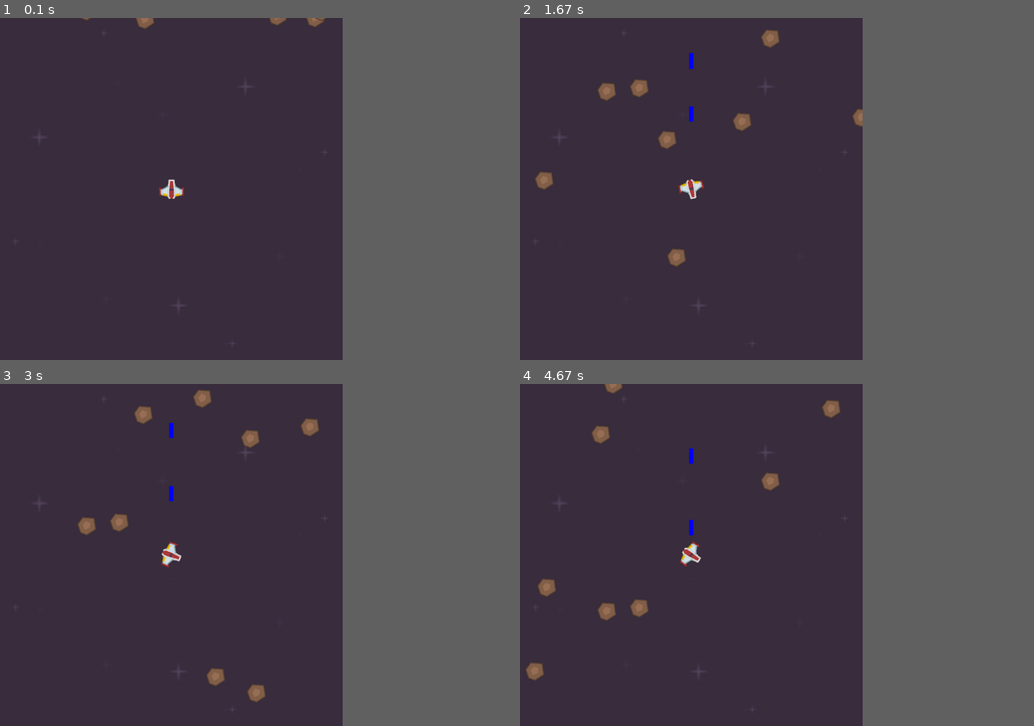
Above: before the commit, frames 1-4 (two rows, left to right).
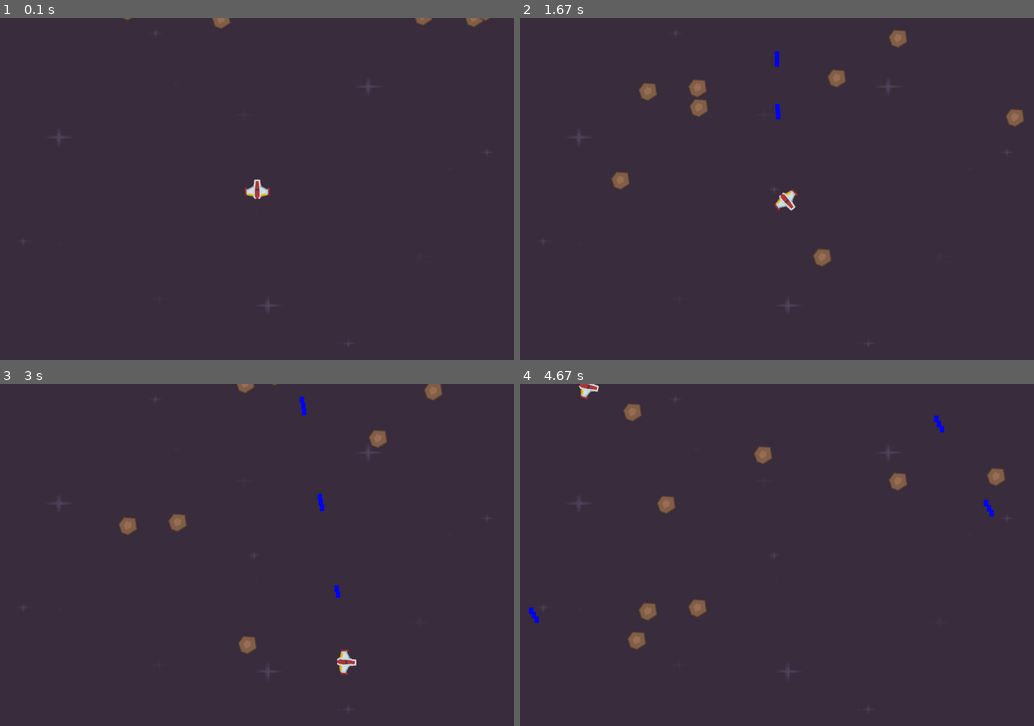
Above: after the commit, the same moments.

Repository: casol/pygame
Game: pygame game, started from YASS.py
The game is run twice, just before and just after one commit, with the same random seed, the same clock (stepped at 60 frames per second) and the same inputs.
Inputs:
- Up to frame 1 (0.1 s): no input
- Up to frame 2 (1.67 s): hold Space 0.33-0.8 s; hold Right 0.33-0.8 s; hold Right 0.83-1.3 s; tap Space at 0.9, 1.2, 1.4 s; hold Up 1.33-1.63 s
- Up to frame 3 (3 s): hold Right 1.67-2.13 s; tap Space at 1.73, 2.03, 2.23, 2.53, 2.8 s; hold Left 2.17-2.7 s; hold Left from 2.73 s (still down)
- Up to frame 4 (4.67 s): tap Space at 3.1, 3.23, 3.63, 3.93, 4.3, 4.6 s; release Left at 3.13 s; hold Up 3.17-3.53 s; hold Right 3.57-4.2 s; hold Left from 4.23 s (still down)
In our replay, the window is 600x600 before the commit and 900x600 after it. These sizes can differ from the game's own. Grey fills any space a smaller window leaves; there, only what the larger window draws over its background counts as a difference.

The runs differ from the first frame. In frame 1, 0.8% of the frame differs, in the area x 3-96%, y 0-96%; in frame 2, 2.7%; in frame 3, 2.4%; in frame 4, 2.7%, in the area x 1-95%, y 0-96%.

Commit message:
Add for player Sprit movement with Vectors2
Add Asteroids like movement with position, velocity and acceleration vector.
TODO: shooting angle

Diff:
--- a/YASS.py
+++ b/YASS.py
@@ -7,6 +7,7 @@
 import os
 import math
 from pygame.locals import *  # pygame.locals.QUIT --> QUIT
+vec = pygame.math.Vector2
 
 # game assets
 game_folder = os.path.dirname(__file__)
@@ -20,7 +21,7 @@
 fps_clock = pygame.time.Clock()
 
 # set up the window
-WIDTH = 800
+WIDTH = 1200
 HEIGHT = 800
 DISPLAY = pygame.display.set_mode((WIDTH, HEIGHT))
 pygame.display.set_caption('YESS - Yet_Another_Space_Shooter')
@@ -31,6 +32,8 @@
 BLUE = (0, 0, 255)
 WHITE = (255, 255, 255)
 BLACK = (0, 0, 0)
+
+MAX_SPEED = 9
 
 
 class Player(pygame.sprite.Sprite):
@@ -44,54 +47,61 @@
         self.original_image.set_colorkey(BLACK)
         self.image = self.original_image.copy()
         self.rect = self.image.get_rect()
-        self.radius = 20
-        # pygame.draw.circle(self.image, RED, self.rect.center, self.radius)
-        self.rect.center = (WIDTH/2, HEIGHT/2)
-        self.delta_x = 1
-        self.delta_y = 1
-        self.rotation = 0
-        self.rotation_speed = 3
-        self.rotation_speed_r = -3
-        self.velocity_step = 2
+        self.position = vec(WIDTH / 2, HEIGHT / 2)
+        self.rect = self.image.get_rect(center=self.position)
+        self.vel = vec(0, 0)
+        self.acceleration = vec(0, -0.2)  # the acceleration vec points upwards
+        self.angle_speed = 0
+        self.angle = 0
+        self.radius = 25  # setting the sprite’s radius
+        self.last_update = pygame.time.get_ticks()
 
     def update(self):
         """Move based on keys pressed."""
-        key = pygame.key.get_pressed()
-        if key[K_RIGHT]:  # ship rotates clockwise
-            self.rotate_r()
-        elif key[K_LEFT]:  # ship rotates counterclockwise.
-            self.rotate()
-        if key[K_SPACE]:
+        keys = pygame.key.get_pressed()
+        if keys[K_LEFT]:
+            self.angle_speed = -2.5  # ship rotates counterclockwise
+            player.rotate()
+        if keys[K_RIGHT]:
+            self.angle_speed = 2.5  # ship rotates clockwise
+            player.rotate()
+        # If up or down is pressed, accelerate the ship by
+        # adding the acceleration to the velocity vector.
+        if keys[K_UP]:
+            self.vel += self.acceleration
+        if keys[K_SPACE]:
             player.shoot()
+        # max speed
+        if self.vel.length() > MAX_SPEED:
+            self.vel.scale_to_length(MAX_SPEED)
+
+        self.position += self.vel
+        self.rect.center = self.position
 
     def rotate(self):
         """Rotate an image while keeping its center."""
-        self.rotation = (self.rotation + self.rotation_speed) % 360
-        new_image = pygame.transform.rotate(self.original_image, self.rotation)
-        old_center = self.rect.center  # save its current center
-        self.image = new_image
-        self.rect = self.image.get_rect()  # replace old rect with new rect
-        self.rect.center = old_center  # put the new rect's center at old center
-
-    def rotate_r(self):
-        """Rotate an image while keeping its center."""
-        self.rotation = (self.rotation + self.rotation_speed_r) % 360
-        new_image = pygame.transform.rotate(self.original_image, self.rotation)
-        old_center = self.rect.center  # save its current center
-        self.image = new_image
-        self.rect = self.image.get_rect()  # replace old rect with new rect
-        self.rect.center = old_center  # put the new rect's center at old center
+        # Rotate the acceleration vector.
+        now = pygame.time.get_ticks()
+        if now - self.last_update > 50:
+            self.acceleration.rotate_ip(self.angle_speed)
+            self.angle += self.angle_speed
+            if self.angle > 360:
+                self.angle -= 360
+            elif self.angle < 0:
+                self.angle += 360
+            self.image = pygame.transform.rotate(self.original_image, -self.angle)
+            self.rect = self.image.get_rect(center=self.rect.center)
 
     def wrap_around_screen(self):
         """Wrap around screen."""
-        if self.rect.left > WIDTH:
-            self.rect.right = 0
-        if self.rect.right < 0:
-            self.rect.left = WIDTH
-        if self.rect.bottom <= 0:
-            self.rect.top = HEIGHT
-        if self.rect.top > HEIGHT:
-            self.rect.bottom = 0
+        if self.position.x > WIDTH:
+            self.position.x = 0
+        if self.position.x < 0:
+            self.position.x = WIDTH
+        if self.position.y <= 0:
+            self.position.y = HEIGHT
+        if self.position.y > HEIGHT:
+            self.position.y = 0
 
     def draw(self, surface):
         surface.blit(self.image, (self.rect.x, self.rect.y))
@@ -131,7 +141,7 @@
         self.image.set_colorkey(BLACK)
         self.rect = self.image.get_rect()
         self.radius = int(self.rect.width * 0.80 / 2)
-        # pygame.draw.circle(self.image, RED, self.rect.center, self.radius)
+        #pygame.draw.circle(self.image, RED, self.rect.center, self.radius)
         self.rect.x = random.randrange(WIDTH - self.rect.width)
         self.rect.y = random.randrange(-100, -40)
         self.speedy = random.randrange(1, 8)
@@ -149,7 +159,7 @@
 # load all games graphic
 background = pygame.image.load(os.path.join(img_folder, 'darkPurple.png')).convert()
 background_rect = background.get_rect()
-background = pygame.transform.scale(background, (800, 800))
+background = pygame.transform.scale(background, (1200, 800))
 player_img = pygame.image.load(os.path.join(img_folder, 'playerShip1_red.png')).convert()
 asto_img = pygame.image.load(os.path.join(img_folder, 'meteorBrown_med1.png')).convert()
 
@@ -193,12 +203,8 @@
     hits = pygame.sprite.spritecollide(player, asteroids, False, pygame.sprite.collide_circle)
     if hits:
         pass
-        # pygame.quit()
-        # sys.exit()
-
-    print('top:', player.rect.top, 'bottom:', player.rect.bottom,
-          'rect_x:', player.rect.x, 'rect_y:', player.rect.y,
-          player.rotation, player.rect.center)
+        #pygame.quit()
+        #sys.exit()
 
     pygame.display.update()
     fps_clock.tick(FPS)
--- a/vectors_2.py
+++ b/vectors_2.py
@@ -5,32 +5,21 @@
 import os
 import math
 from pygame.locals import *  # pygame.locals.QUIT --> QUIT
-# Vector2
+
 vec = pygame.math.Vector2
+
 
 # game assets
 game_folder = os.path.dirname(__file__)
 img_folder = os.path.join(game_folder, 'img')
 sound_folder = os.path.join(game_folder, 'sound')
 
-# initialize pygame
 pygame.init()
-
-FPS = 60  # frames per second
+FPS = 60
 fps_clock = pygame.time.Clock()
-
-# set up the window
 WIDTH = 800
 HEIGHT = 800
 DISPLAY = pygame.display.set_mode((WIDTH, HEIGHT))
-pygame.display.set_caption('VECTOR_2')
-FONT = pygame.font.Font(None, 24)
-
-# RGB colors
-RED = (255, 0, 0)
-GREEN = (0, 255, 0)
-BLUE = (0, 0, 255)
-WHITE = (255, 255, 255)
 BLACK = (0, 0, 0)
 
 MAX_SPEED = 9
@@ -39,68 +28,41 @@
 class Player(pygame.sprite.Sprite):
     def __init__(self):
         pygame.sprite.Sprite.__init__(self)
-        # set ship image
-        self.image = pygame.Surface((70, 50), pygame.SRCALPHA)
-        pygame.draw.polygon(self.image, (50, 120, 180), ((35, 0), (0, 35), (70, 35)))
-        #self.original_image = player_img  # image before rotation
-        #self.image = self.original_image
-        #self.image = pygame.Surface((40, 40))
-        #self.image.fill(GREEN)
+        self.original_image = player_img  # image before rotation
+        self.image = self.original_image
         self.original_image = self.image
-        self.rect = self.image.get_rect()
-        self.rect.center = (WIDTH / 2, HEIGHT / 2)
-        # position
-        self.pos = vec(WIDTH / 2, HEIGHT / 2)
-        # velocity
+        self.position = vec(WIDTH / 2, HEIGHT / 2)
+        self.rect = self.image.get_rect(center=self.position)
         self.vel = vec(0, 0)
-        # acceleration
-        self.acc = vec(0, 0)
-        # heading vector
-        self.heading = vec(0, -1)  # The vector points upwards
-        self.rect.center = self.pos
-
+        self.acceleration = vec(0, -0.2)  # The acceleration vec points upwards.
         self.angle_speed = 0
         self.angle = 0
 
     def update(self):
-        self.acc = vec(0, 0)
         keys = pygame.key.get_pressed()
         if keys[K_LEFT]:
-            self.acc.x = -0.2
+            self.angle_speed = -2.5
+            player.rotate()
         if keys[K_RIGHT]:
-            self.acc.x = 0.2
-
+            self.angle_speed = 2.5
+            player.rotate()
+        # If up or down is pressed, accelerate the ship by
+        # adding the acceleration to the velocity vector.
         if keys[K_UP]:
-            self.acc.y = -0.2
-
+            self.vel += self.acceleration
         if keys[K_DOWN]:
-            self.acc.y = 0.2
-
-        if keys[K_a]:
-            self.angle_speed = -1
-            player.rotate()
-        if keys[K_d]:
-            self.angle_speed = 1
-            player.rotate()
+            self.vel -= self.acceleration
 
         # max speed
         if self.vel.length() > MAX_SPEED:
             self.vel.scale_to_length(MAX_SPEED)
 
-        # angle to radians
-        rad = math.radians(self.angle)
-
-        self.vel += self.acc
-        self.pos += self.vel
-
-        #self.vel.x += self.acc.x * math.sin(rad)
-        #self.vel.y += self.acc.y * -math.cos(rad)
-
-        self.rect.center = self.pos
+        self.position += self.vel
+        self.rect.center = self.position
 
     def rotate(self):
-        # Rotate the heading vector and then the image
-        self.heading.rotate_ip(self.angle_speed)
+        # Rotate the acceleration vector.
+        self.acceleration.rotate_ip(self.angle_speed)
         self.angle += self.angle_speed
         if self.angle > 360:
             self.angle -= 360
@@ -109,23 +71,16 @@
         self.image = pygame.transform.rotate(self.original_image, -self.angle)
         self.rect = self.image.get_rect(center=self.rect.center)
 
-    def draw_vectors(self, screen):
-        scale = 20
-        # vel
-        pygame.draw.line(screen, GREEN, self.pos, (self.pos + self.vel * scale), 5)
-        # desired
-        pygame.draw.line(screen, RED, self.pos, (self.pos + self.heading * scale), 5)
-
     def wrap_around_screen(self):
         """Wrap around screen."""
-        if self.pos.x > WIDTH:
-            self.pos.x = 0
-        if self.pos.x < 0:
-            self.pos.x = WIDTH
-        if self.pos.y <= 0:
-            self.pos.y = HEIGHT
-        if self.pos.y > HEIGHT:
-            self.pos.y = 0
+        if self.position.x > WIDTH:
+            self.position.x = 0
+        if self.position.x < 0:
+            self.position.x = WIDTH
+        if self.position.y <= 0:
+            self.position.y = HEIGHT
+        if self.position.y > HEIGHT:
+            self.position.y = 0
 
 player_img = pygame.image.load(os.path.join(img_folder, 'playerShip1_red.png')).convert()
 
@@ -133,21 +88,18 @@
 player = Player()
 all_sprites.add(player)
 
-while True:  # game loop
+while True:
     for event in pygame.event.get():
         if event.type == QUIT:
             pygame.quit()
             sys.exit()
 
-    DISPLAY.fill(BLACK)
     player.wrap_around_screen()
     all_sprites.update()
+
+    DISPLAY.fill(BLACK)
     all_sprites.draw(DISPLAY)
-    player.draw_vectors(DISPLAY)
-
-    txt = FONT.render('heading angle {:.1f}'.format(player.angle), True, (150, 150, 170))
-    DISPLAY.blit(txt, (10, 10))
-
+    pygame.display.set_caption('angle {:.1f} accel {} accel angle {:.1f}'.format(
+        player.angle, player.acceleration, player.acceleration.as_polar()[1]))
     pygame.display.update()
     fps_clock.tick(FPS)
-    print('vel:', player.vel, player.acc, player.heading)
